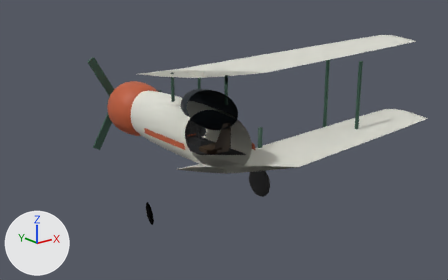
The glTF model public/assets/aeronaves/jaz-25.glb, before and after one commit.
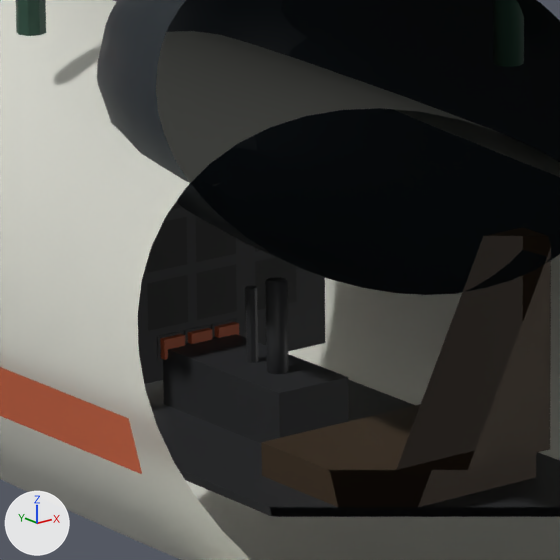
There are two pictures of each version: one from a 50 mm lens placed at (-7.4, -8.88, 3.75), pointed at (0.47, 0.96, -0.19), one close up on the part from 38% to 52% of the width and 35% to 57% of the height. The axes (+X, +Y, +Z) are drawn at lower left. The lights are the same throughout. The last two pictures show the newer version. Everything nearer to the camera than a plane just in front of the edit is cut away. Where no turn or scale is listed for an object, it has been applied to the vertices. Vertices at exactly the same position are counted once.

Objects in the first close-up: 'asiento', 'boton-flaps', 'boton-freno', 'boton-motor', 'cabina', 'cintura', 'fuselaje', 'montante-0.34--0.73', 'palanca', 'palanca-de-gas-0', 'panel', 'pedestal', 'reloj-ai', 'reloj-dg', 'reloj-vsi', 'suelo-cabina' and 7 more.
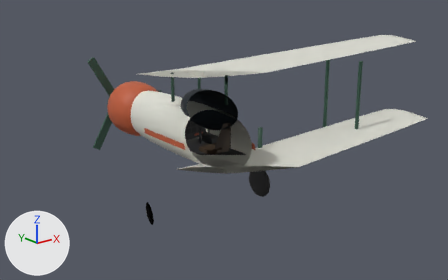
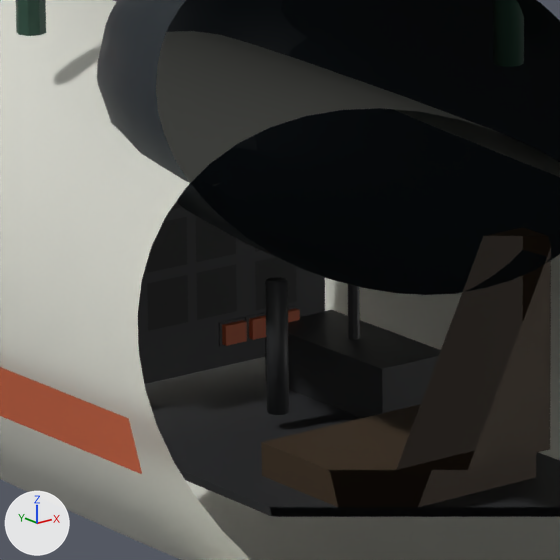
Where the change shows, as pixel boxes [x1, y1, x2, y2] in the close-ups (560 x 560 px):
```json
{"object": "pedestal", "change": "moved", "before": [163, 334, 349, 443], "after": [265, 310, 441, 418]}
{"object": "palanca-de-gas-0", "change": "moved", "before": [245, 286, 258, 363], "after": [348, 284, 360, 340]}
{"object": "boton-motor", "change": "moved", "before": [160, 334, 185, 360], "after": [222, 320, 247, 346]}
{"object": "boton-flaps", "change": "moved", "before": [188, 328, 212, 344], "after": [249, 315, 266, 340]}
{"object": "boton-freno", "change": "moved", "before": [215, 322, 239, 338], "after": [288, 308, 300, 322]}
```

The change, as JSON lines over the scene's bpy script:
```json
{"block": "me_cube_006", "where": "# used by ob_boton_flaps; location = (0.0, 0.0, 0.0)"}
{"op": "remove", "block": "me_cube_006", "code": "me_cube_006.from_pydata(...)  # 8 vertices, 12 faces; spans x -0.0303..0.0303, y 1.46..1.476, z -0.1436..-0.0951"}
{"op": "add", "block": "me_cube_006", "code": "me_cube_006.from_pydata(...)  # 8 vertices, 12 faces; spans x 0.1492..0.2098, y 1.46..1.476, z -0.1436..-0.0951"}
{"block": "me_cube_006", "change": "me_cube_006 part 1: the whole mesh is moved by (0.1795, 0.0, 0.0)"}
{"block": "me_cube_008", "where": "# used by ob_boton_freno; location = (0.0, 0.0, 0.0)"}
{"op": "remove", "block": "me_cube_008", "code": "me_cube_008.from_pydata(...)  # 8 vertices, 12 faces; spans x 0.0485..0.1092, y 1.46..1.476, z -0.1436..-0.0951"}
{"op": "add", "block": "me_cube_008", "code": "me_cube_008.from_pydata(...)  # 8 vertices, 12 faces; spans x 0.228..0.2887, y 1.46..1.476, z -0.1436..-0.0951"}
{"block": "me_cube_008", "change": "me_cube_008 part 2: the whole mesh is moved by (0.1795, 0.0, 0.0)"}
{"block": "me_cube_004", "where": "# used by ob_boton_motor; location = (0.0, 0.0, 0.0)"}
{"op": "remove", "block": "me_cube_004", "code": "me_cube_004.from_pydata(...)  # 8 vertices, 12 faces; spans x -0.1092..-0.0485, y 1.46..1.476, z -0.1436..-0.0951"}
{"op": "add", "block": "me_cube_004", "code": "me_cube_004.from_pydata(...)  # 8 vertices, 12 faces; spans x 0.0703..0.131, y 1.46..1.476, z -0.1436..-0.0951"}
{"block": "me_cube_004", "change": "me_cube_004 part 3: the whole mesh is moved by (0.1795, 0.0, 0.0)"}
{"block": "me_cube_009", "where": "# used by ob_pedestal; location = (0.0, 0.0, 0.0)"}
{"op": "remove", "block": "me_cube_009", "code": "me_cube_009.from_pydata(...)  # 8 vertices, 12 faces; spans x -0.1..0.1, y 1.02..1.48, z -0.26..-0.12"}
{"op": "add", "block": "me_cube_009", "code": "me_cube_009.from_pydata(...)  # 8 vertices, 12 faces; spans x 0.2..0.4, y 1.02..1.48, z -0.26..-0.12"}
{"block": "me_cube_009", "change": "me_cube_009 part 4: the whole mesh is moved by (0.3, 0.0, 0.0)"}
{"op": "set", "path": "ob_palanca_de_gas_0.location", "old": "(0.0, 1.26, -0.04)", "new": "(0.3, 1.26, -0.04)"}
```
